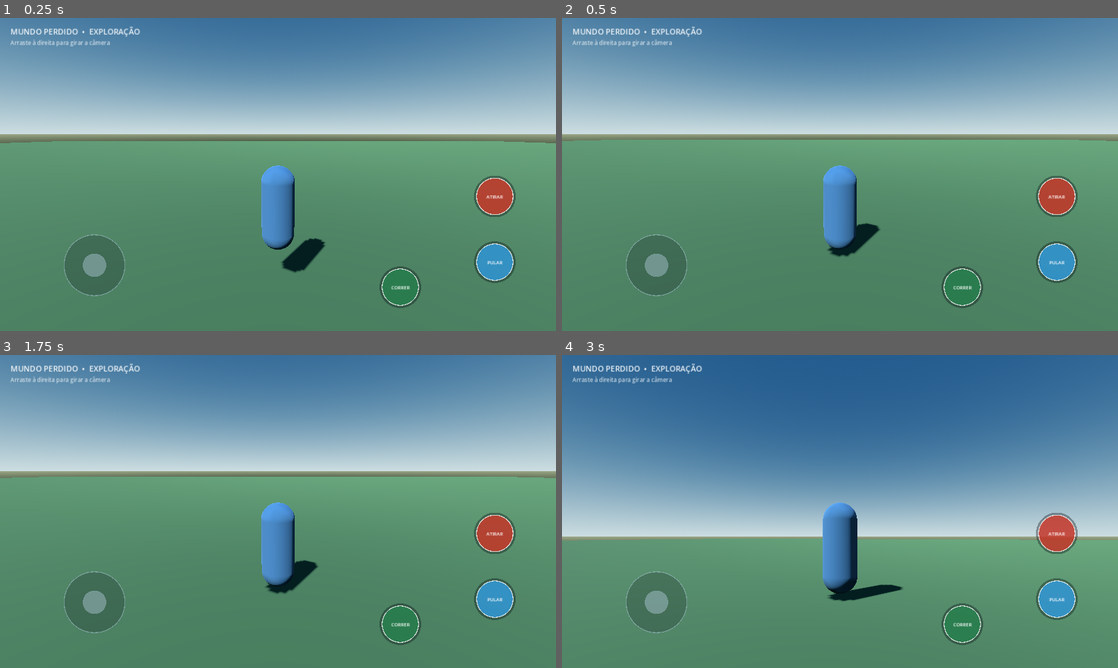
Above: before the commit, frames 1-4 (two rows, left to right).
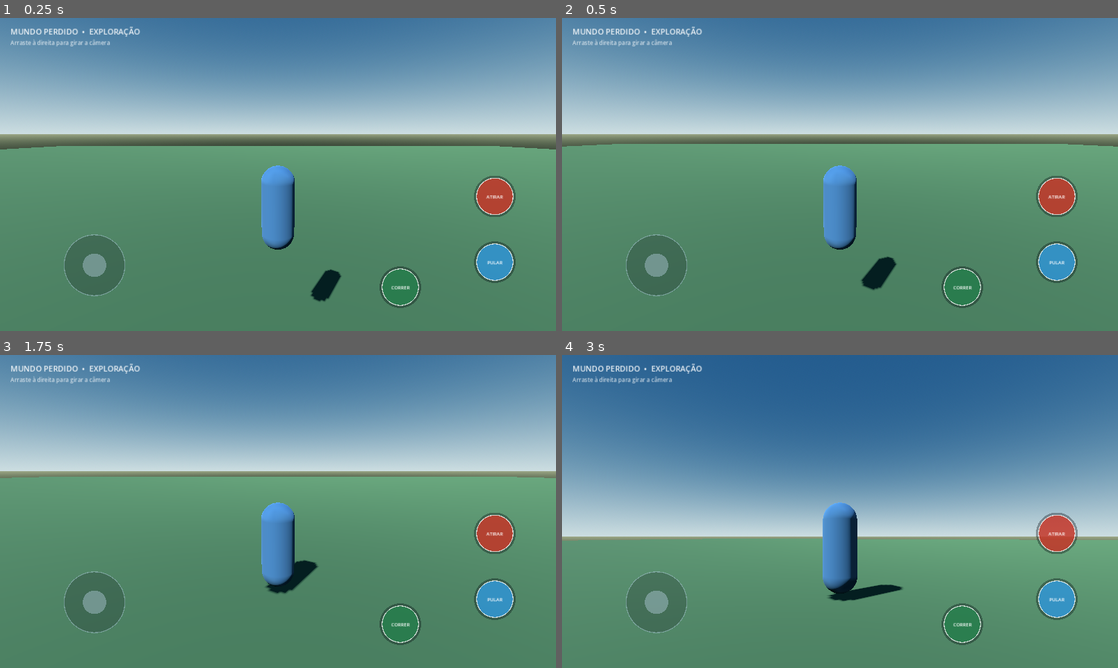
Above: after the commit, the same moments.

Repository: Pedra12/Mapa-one
Game: Godot game, scene res://scenes/main.tscn
Two runs of this game, one before a commit and one after it. Both use one fixed random seed, a clock stepped at 60 frames per second and the inputs below.
Inputs (mouse positions are in pixels of both pictures, inside the frame that each line leads up to):
- Up to frame 1 (0.25 s): no input
- Up to frame 2 (0.5 s): no input
- Up to frame 3 (1.75 s): move the mouse to (400, 495) at 0.52 s; click (400, 495) at 0.67 s; tap Enter at 1.25 s; drag from (166, 527) to (250, 574) at 1.27 s
- Up to frame 4 (3 s): tap Space at 2 s; move the mouse to (895, 442) at 2.02 s; click (895, 442) at 2.17 s; tap Enter at 2.75 s; drag from (812, 574) to (673, 464) at 2.77 s

The runs differ from the first frame. In frame 1, 2.4% of the frame differs, in the area x 0-100%, y 39-91%; in frame 2, 2.1%; in frame 3, less than 0.1%; in frame 4, less than 0.1%.

Commit message:
Fix Springfield map loading and player spawn placement

Diff:
--- a/game/scripts/world.gd
+++ b/game/scripts/world.gd
@@ -1,10 +1,12 @@
 extends Node3D
 
-var player_spawn := Vector3(0, 1.0, 0)
+const DEFAULT_MAP_PATH := "res://assets/springfield/geometry/MapaSpringfield.glb"
+var player_spawn := Vector3(0.0, 3.0, 0.0)
+var map_loaded := false
 
 func _ready() -> void:
     _setup_environment()
-    _load_springfield_map()
+    await _load_springfield_map()
     _create_player()
     _create_touch_hud()
 
@@ -34,38 +36,78 @@
 
 func _load_springfield_map() -> void:
     var manifest_path := "res://assets/asset_manifest.json"
+    var scene_path := DEFAULT_MAP_PATH
+    var manifest: Dictionary = {}
+
     if FileAccess.file_exists(manifest_path):
         var parsed = JSON.parse_string(FileAccess.get_file_as_string(manifest_path))
         if parsed is Dictionary:
-            var map_stats = parsed.get("springfield_map_stats", {})
-            if map_stats is Dictionary:
-                var spawn_data = map_stats.get("spawn_position", [0.0, 2.0, 0.0])
+            manifest = parsed
+            var configured_path := str(manifest.get("map_scene", ""))
+            if not configured_path.is_empty():
+                scene_path = configured_path
+            var stats = manifest.get("springfield_map_stats", {})
+            if stats is Dictionary:
+                var spawn_data = stats.get("spawn_position", [])
                 if spawn_data is Array and spawn_data.size() == 3:
                     player_spawn = Vector3(float(spawn_data[0]), float(spawn_data[1]), float(spawn_data[2]))
-            var scene_path := str(parsed.get("map_scene", ""))
-            if scene_path != "" and ResourceLoader.exists(scene_path):
-                var packed := load(scene_path) as PackedScene
-                if packed:
-                    var map_node := packed.instantiate()
-                    map_node.name = "SpringfieldMap"
-                    add_child(map_node)
-                    _add_map_collisions(map_node)
-                    return
-            var mesh_path := str(parsed.get("map_mesh", ""))
-            if mesh_path != "" and ResourceLoader.exists(mesh_path):
-                var map_mesh = load(mesh_path)
-                if map_mesh is Mesh:
-                    var map_root := Node3D.new()
-                    map_root.name = "SpringfieldMap"
-                    var instance := MeshInstance3D.new()
-                    instance.mesh = map_mesh
-                    instance.cast_shadow = GeometryInstance3D.SHADOW_CASTING_SETTING_ON
-                    map_root.add_child(instance)
-                    add_child(map_root)
-                    instance.create_trimesh_collision()
-                    return
-    push_warning("Springfield geometry not available. Using a temporary ground for input testing.")
-    _create_stylized_test_ground()
+
+    if not ResourceLoader.exists(scene_path):
+        push_error("MAPA AUSENTE: arquivo não encontrado em " + scene_path)
+        _create_stylized_test_ground()
+        return
+
+    var map_resource = load(scene_path)
+    if not (map_resource is PackedScene):
+        push_error("MAPA INVÁLIDO: não foi possível importar " + scene_path)
+        _create_stylized_test_ground()
+        return
+
+    var map_node := (map_resource as PackedScene).instantiate()
+    map_node.name = "SpringfieldMap"
+    add_child(map_node)
+    _add_map_collisions(map_node)
+    await get_tree().physics_frame
+
+    var stats = manifest.get("springfield_map_stats", {})
+    if stats is Dictionary:
+        player_spawn = _find_walkable_spawn(stats)
+    map_loaded = true
+    print("SPRINGFIELD MAP LOADED: ", scene_path, " | spawn=", player_spawn)
+
+func _find_walkable_spawn(stats: Dictionary) -> Vector3:
+    var bounds = stats.get("bounds", {})
+    if not (bounds is Dictionary):
+        return player_spawn
+    var mins = bounds.get("min", [])
+    var maxs = bounds.get("max", [])
+    if not (mins is Array and maxs is Array and mins.size() >= 3 and maxs.size() >= 3):
+        return player_spawn
+
+    var min_x := float(mins[0])
+    var min_y := float(mins[1])
+    var min_z := float(mins[2])
+    var max_x := float(maxs[0])
+    var max_y := float(maxs[1])
+    var max_z := float(maxs[2])
+    var state := get_world_3d().direct_space_state
+
+    for row in range(5):
+        for col in range(5):
+            var tx := 0.2 + float(col) * 0.15
+            var tz := 0.2 + float(row) * 0.15
+            var x := lerp(min_x, max_x, tx)
+            var z := lerp(min_z, max_z, tz)
+            var origin := Vector3(x, max_y + 100.0, z)
+            var finish := Vector3(x, min_y - 100.0, z)
+            var query := PhysicsRayQueryParameters3D.create(origin, finish)
+            var hit := state.intersect_ray(query)
+            if not hit.is_empty():
+                var normal: Vector3 = hit.get("normal", Vector3.UP)
+                if normal.y > 0.45:
+                    return hit.position + Vector3.UP * 1.15
+
+    return Vector3((min_x + max_x) * 0.5, min_y + 8.0, (min_z + max_z) * 0.5)
 
 func _add_map_collisions(map_root: Node) -> void:
     var meshes := map_root.find_children("*", "MeshInstance3D", true, false)
@@ -109,5 +151,6 @@
     var hud := Control.new()
     hud.name = "TouchHUD"
     hud.set_anchors_and_offsets_preset(Control.PRESET_FULL_RECT)
+    hud.mouse_filter = Control.MOUSE_FILTER_IGNORE
     hud.set_script(load("res://scripts/touch_hud.gd"))
     layer.add_child(hud)
